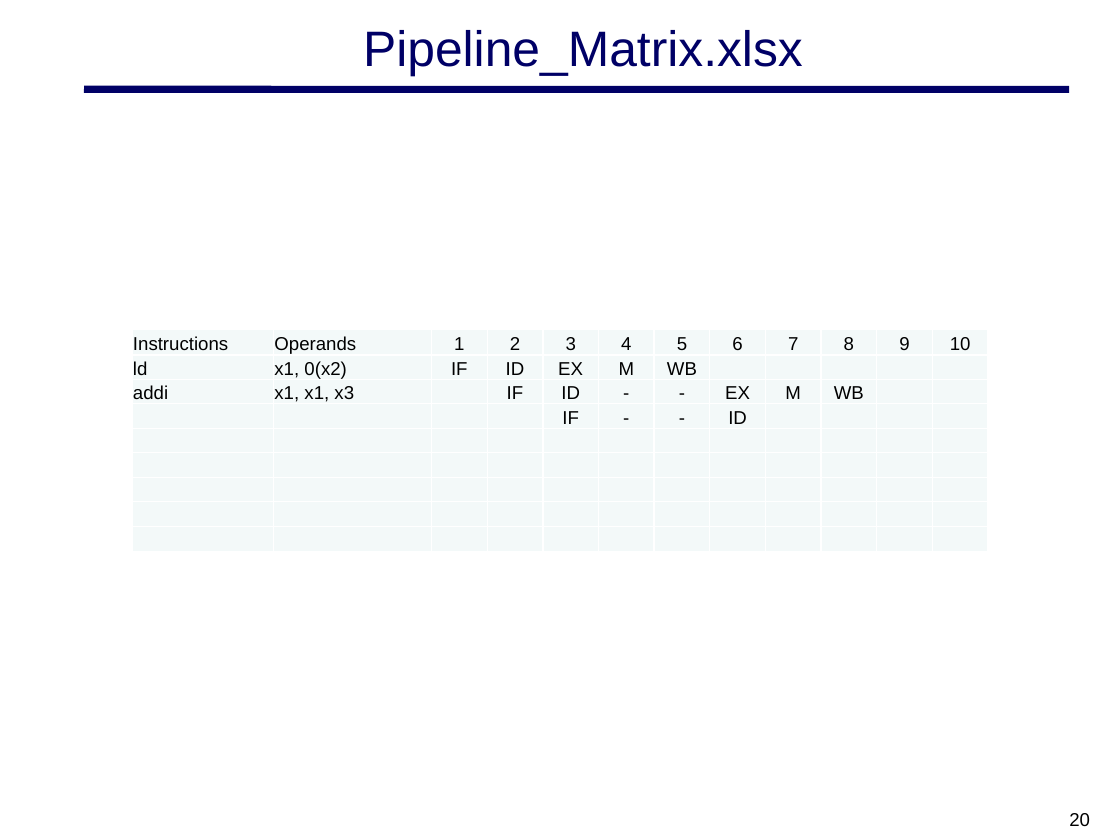
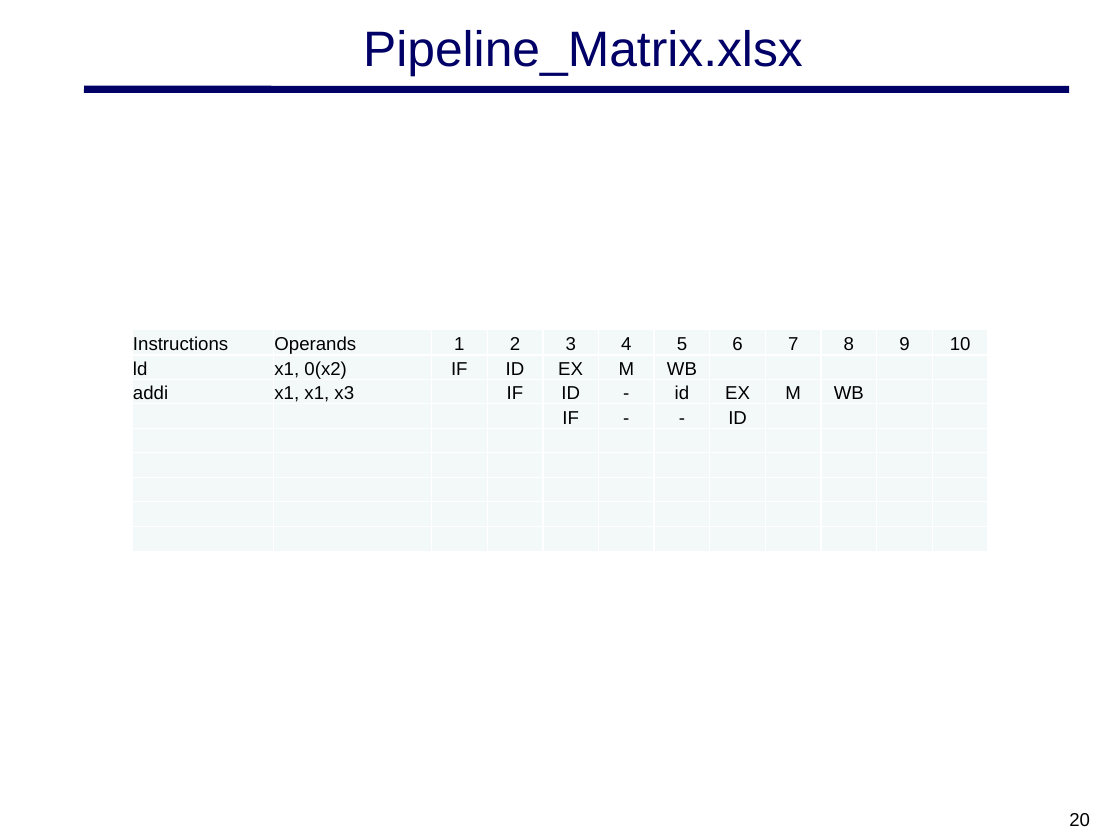
Before and after one commit to MHayden18/Architecture, a slide deck: slide 20 of Powerpoints/CSCE 692 03 Pipe Appx C.pptx. Drawn at 1120x840 pixels with LibreOffice and Linux fonts; fonts in the diff are those of the drawing; background and template pictures are left out. Boxes give left, top, right and bottom in pixels: in the first picture for what was removed or moved away, otherwise in the second. Text is boxed around its words. In the diff, an @@ line names an element or a change of style, - is before the commit and + after.

```diff
--- a/Powerpoints/CSCE 692 03 Pipe Appx C.pptx
+++ b/Powerpoints/CSCE 692 03 Pipe Appx C.pptx
@@ table at [132, 329, 991, 552] @@
-row 3, column 7: -
+row 3, column 7: id
```
Also in this commit, not shown: 3 other slides changed, 2 other files.
